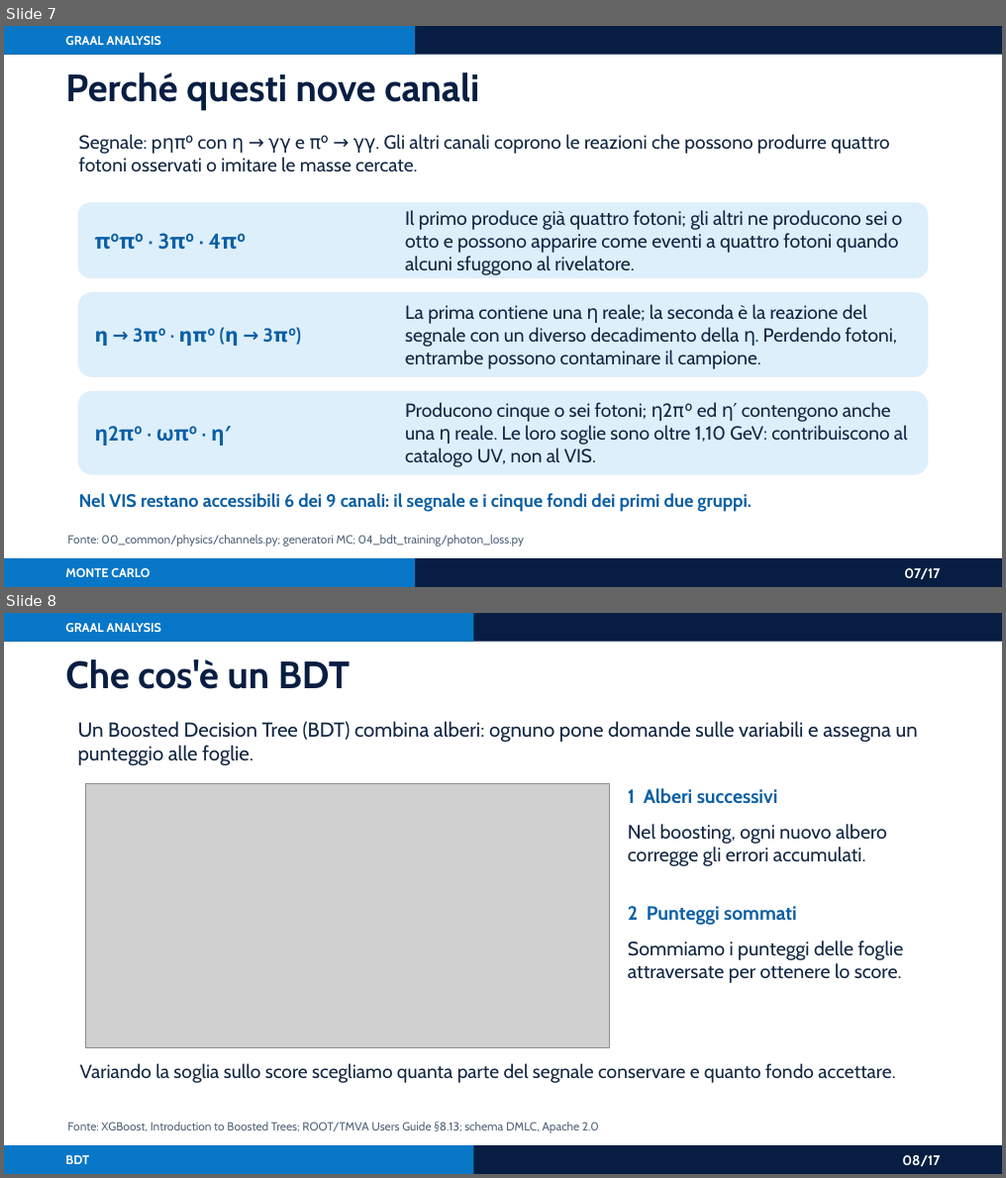
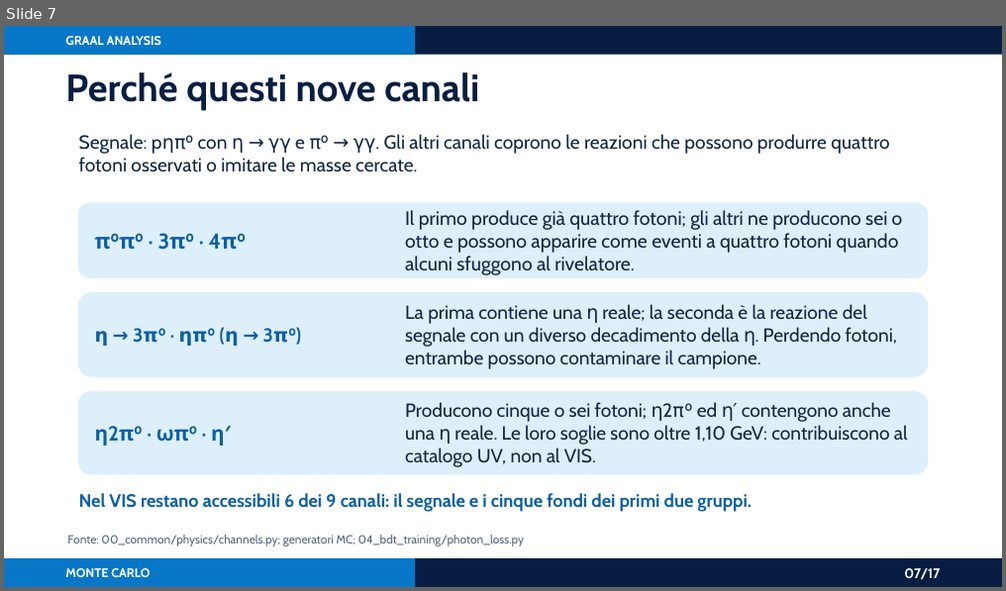
Before and after one commit to AntoninoFulci/GRAAL_Analysis, a slide deck: presentations/graal_analysis_framework_asimmetrie.pptx. Shown one above the other, each under a label of ours: slides 7 and 8 before the commit, slide 7 after it. The pictures are 1006x1178 and 1006x591 pixels, drawn with LibreOffice and Linux fonts; fonts in the diff are those of the drawing; grey boxes stand for pictures. Boxes give left, top, right and bottom in pixels: in the first picture for what was removed or moved away, otherwise in the second. Text is boxed around its words. In the diff, an @@ line names an element or a change of style, - is before the commit and + after.

Commit message:
Expand BDT introduction from Nayak slides

```diff
--- a/presentations/graal_analysis_framework_asimmetrie.pptx
+++ b/presentations/graal_analysis_framework_asimmetrie.pptx
@@ slide 8 removed at [4, 613, 1002, 1174], background #FFFFFF @@
@@ rectangle removed at [4, 613, 1002, 641] @@
@@ rectangle removed at [4, 613, 474, 641] @@
@@ text removed at [65, 623, 161, 632] @@
-GRAAL ANALYSIS
@@ text removed at [65, 660, 350, 689] @@
-Che cos'è un BDT
@@ text removed at [78, 721, 918, 765] @@
-Un Boosted Decision Tree (BDT) combina alberi: ognuno pone domande sulle variabili e assegna un punteggio alle foglie.
@@ picture removed at [86, 783, 609, 1048] @@
@@ text removed at [628, 788, 778, 804] @@
-1 Alberi successivi
@@ text removed at [628, 824, 887, 866] @@
-Nel boosting, ogni nuovo albero corregge gli errori accumulati.
@@ text removed at [628, 906, 797, 925] @@
-2 Punteggi sommati
@@ text removed at [628, 941, 904, 983] @@
-Sommiamo i punteggi delle foglie attraversate per ottenere lo score.
@@ text removed at [80, 1063, 895, 1083] @@
-Variando la soglia sullo score scegliamo quanta parte del segnale conservare e quanto fondo accettare.
@@ rectangle removed at [4, 1146, 1002, 1173] @@
@@ rectangle removed at [4, 1146, 474, 1173] @@
@@ text removed at [67, 1122, 599, 1134] @@
-Fonte: XGBoost, Introduction to Boosted Trees; ROOT/TMVA Users Guide §8.13; schema DMLC, Apache 2.0
@@ text removed at [65, 1156, 89, 1164] @@
-BDT
@@ text removed at [902, 1156, 940, 1167] @@
-08/17
```
Also in this commit, not shown: 1 slide added, 5 other files.
